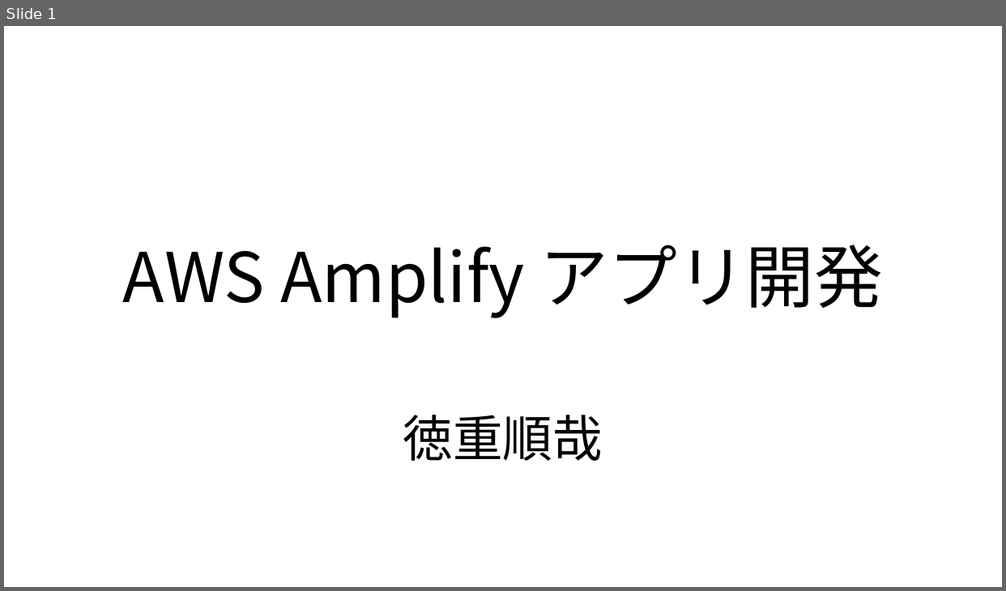
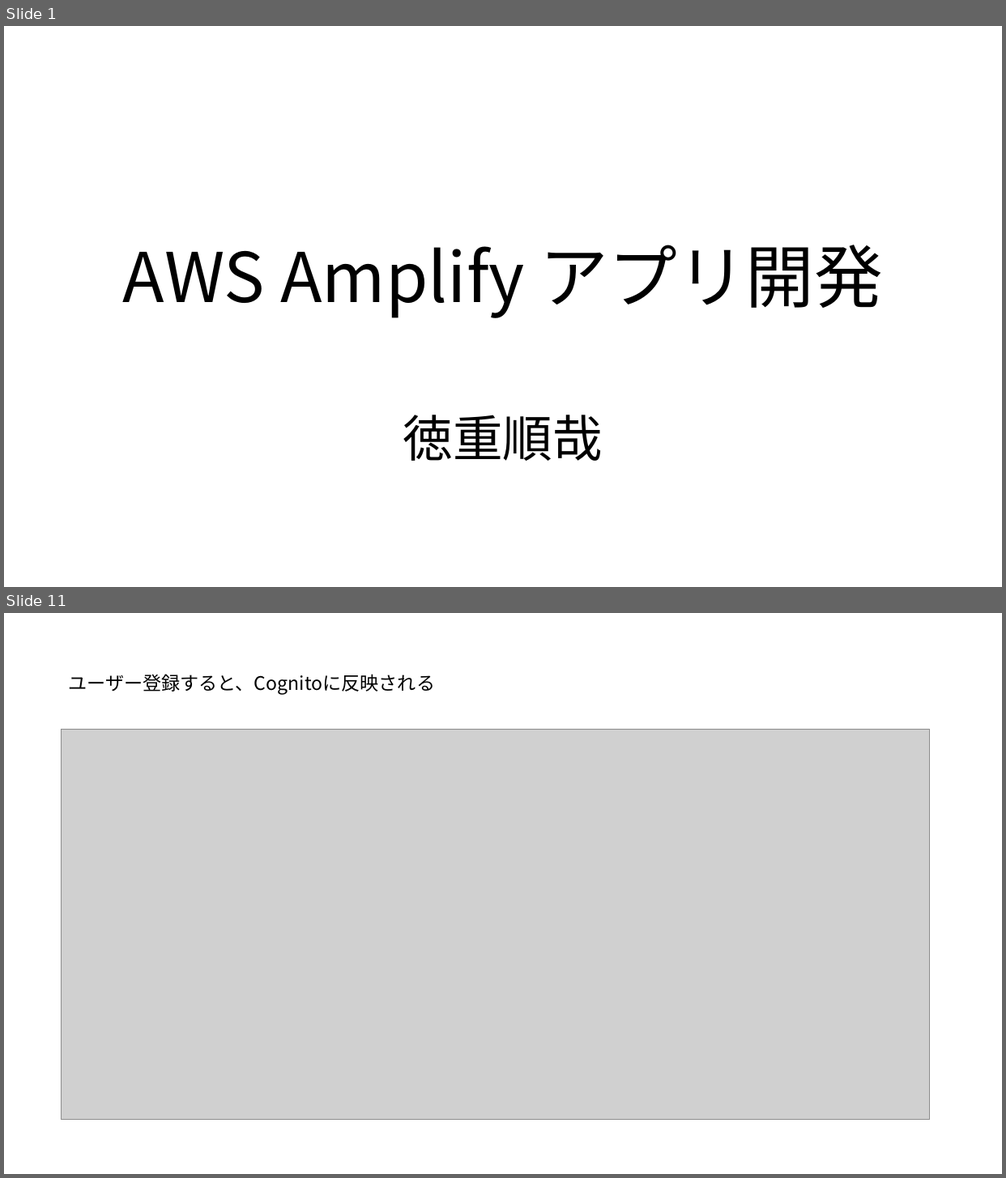
Before and after one commit to TokushigeJunya/test, a slide deck: AWSAmplifyアプリ開発.pptx. Shown one above the other, each under a label of ours: slide 1 before the commit, slides 1 and 11 after it; the slides between them are not shown. The pictures are 1006x591 and 1006x1178 pixels, drawn with LibreOffice and Linux fonts; fonts in the diff are those of the drawing; grey boxes stand for pictures. Boxes give left, top, right and bottom in pixels: in the first picture for what was removed or moved away, otherwise in the second. Text is boxed around its words. In the diff, an @@ line names an element or a change of style, - is before the commit and + after.

```diff
--- a/AWSAmplifyアプリ開発.pptx
+++ b/AWSAmplifyアプリ開発.pptx
@@ slide 11 added at [4,613,1002,1174], background #FFFFFF @@
@@ text added at [68,674,435,695], 18 pt, text #000000 @@
+ユーザー登録すると、Cognitoに反映される
@@ picture added at [61,729,929,1119] @@
```
Also in this commit, not shown: 1 slide changed, 8 other slides added, 4 slides removed.
